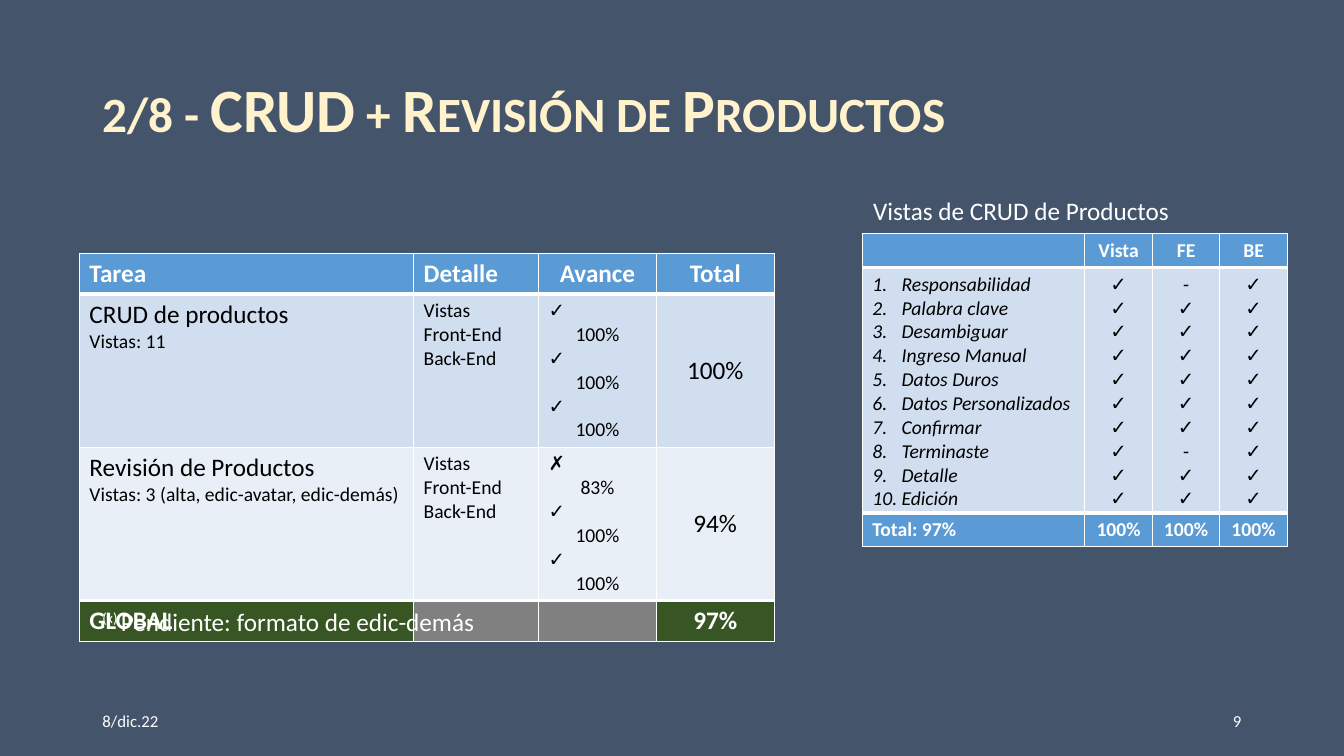
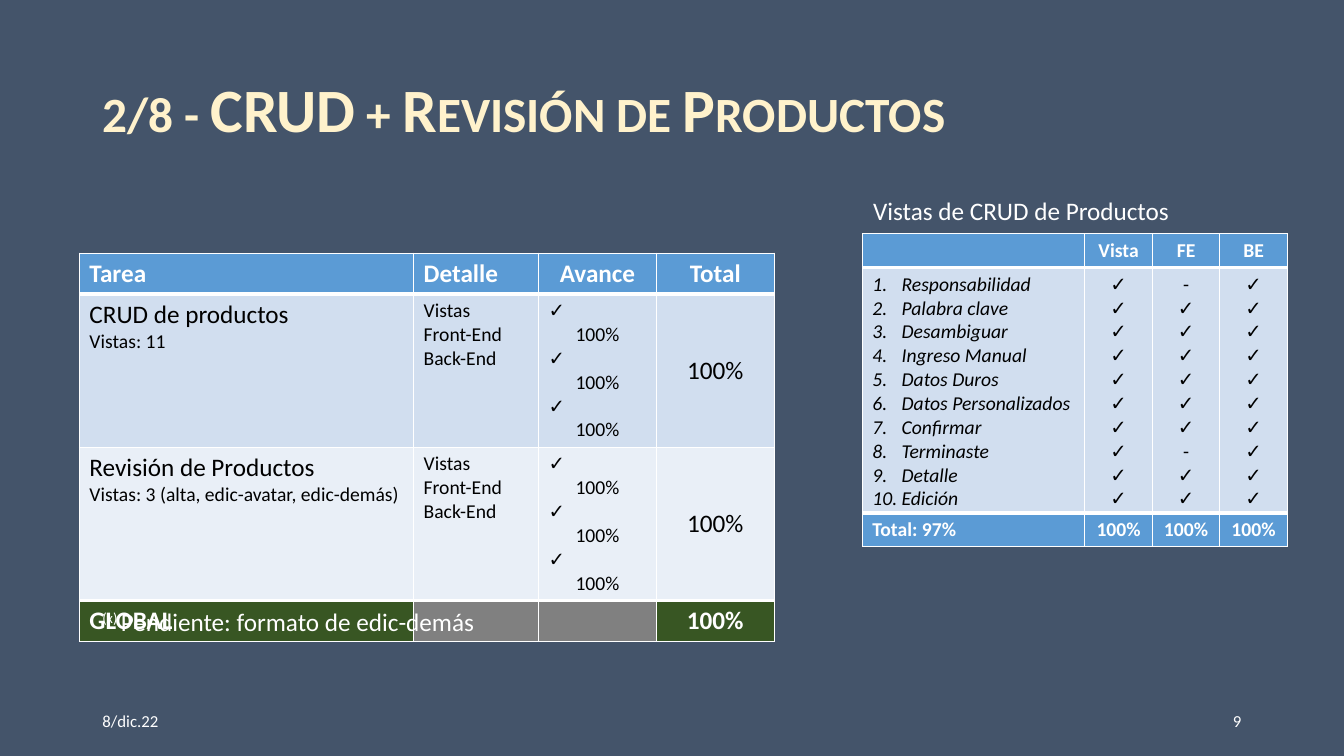
Before and after one commit to Diribar/ELC-Peliculas, a slide deck: slide 9 of 0-varios/Archivos-Office/Desarrollo web Teovisión v2.pptx. Drawn at 1344x756 pixels with LibreOffice and Linux fonts; fonts in the diff are those of the drawing. Boxes give left, top, right and bottom in pixels: in the first picture for what was removed or moved away, otherwise in the second. Text is boxed around its words. In the diff, an @@ line names an element or a change of style, - is before the commit and + after.

```diff
--- a/0-varios/Archivos-Office/Desarrollo web Teovisión v2.pptx
+++ b/0-varios/Archivos-Office/Desarrollo web Teovisión v2.pptx
@@ table at [80,253,775,635] @@
-row 3, column 3: ✗ 83% / ✓ 100% / ✓ 100%
+row 3, column 3: ✓ 100% / ✓ 100% / ✓ 100%
-row 3, column 4: 94%
+row 3, column 4: 100%
-row 4, column 4: 97%
+row 4, column 4: 100%
```
Also in this commit, not shown: 13 other slides changed.
